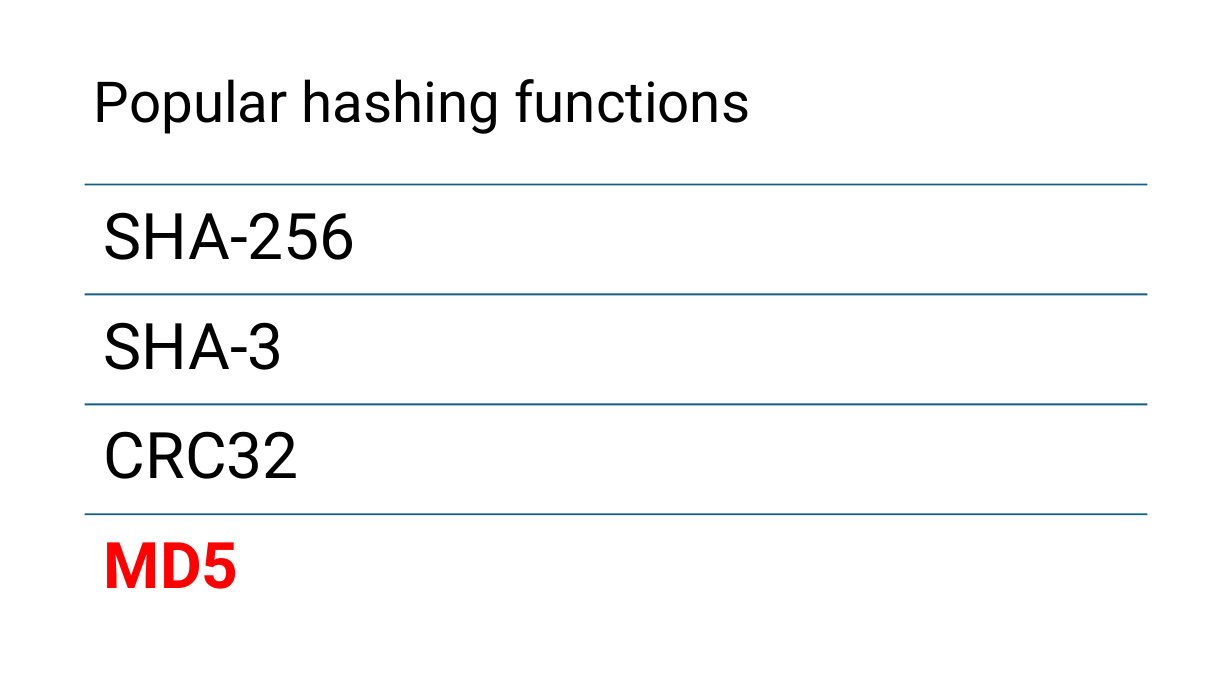
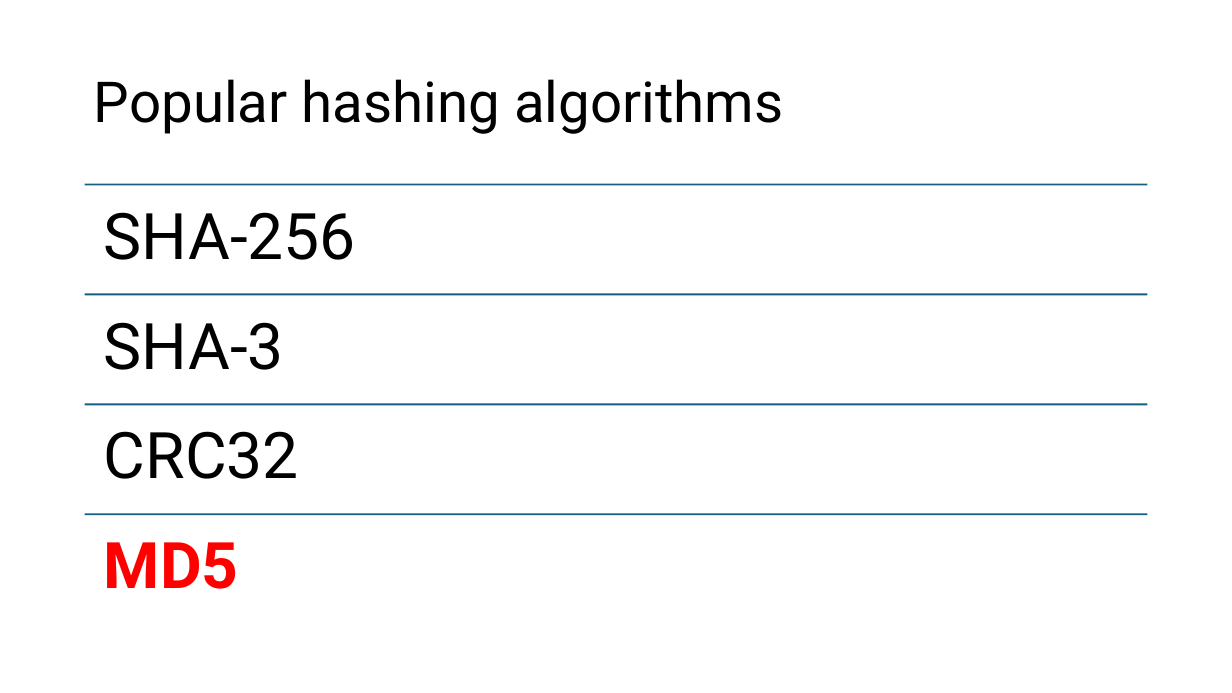
Before and after one commit to RobertNagy299/dsa-i-teaching, a slide deck: slide 5 of MyOwnPresentations/Hash_Tables_VII.pptx. Drawn at 1232x693 pixels with LibreOffice and Linux fonts; fonts in the diff are those of the drawing. Boxes give left, top, right and bottom in pixels: in the first picture for what was removed or moved away, otherwise in the second. Text is boxed around its words. In the diff, an @@ line names an element or a change of style, - is before the commit and + after.

```diff
--- a/MyOwnPresentations/Hash_Tables_VII.pptx
+++ b/MyOwnPresentations/Hash_Tables_VII.pptx
@@ title at (94, 79, 783, 134): text changed @@
-Popular hashing functions
+Popular hashing algorithms
```
Also in this commit, not shown: 2 other slides changed, 13 slides added, 1 slide removed, 1 other file.
